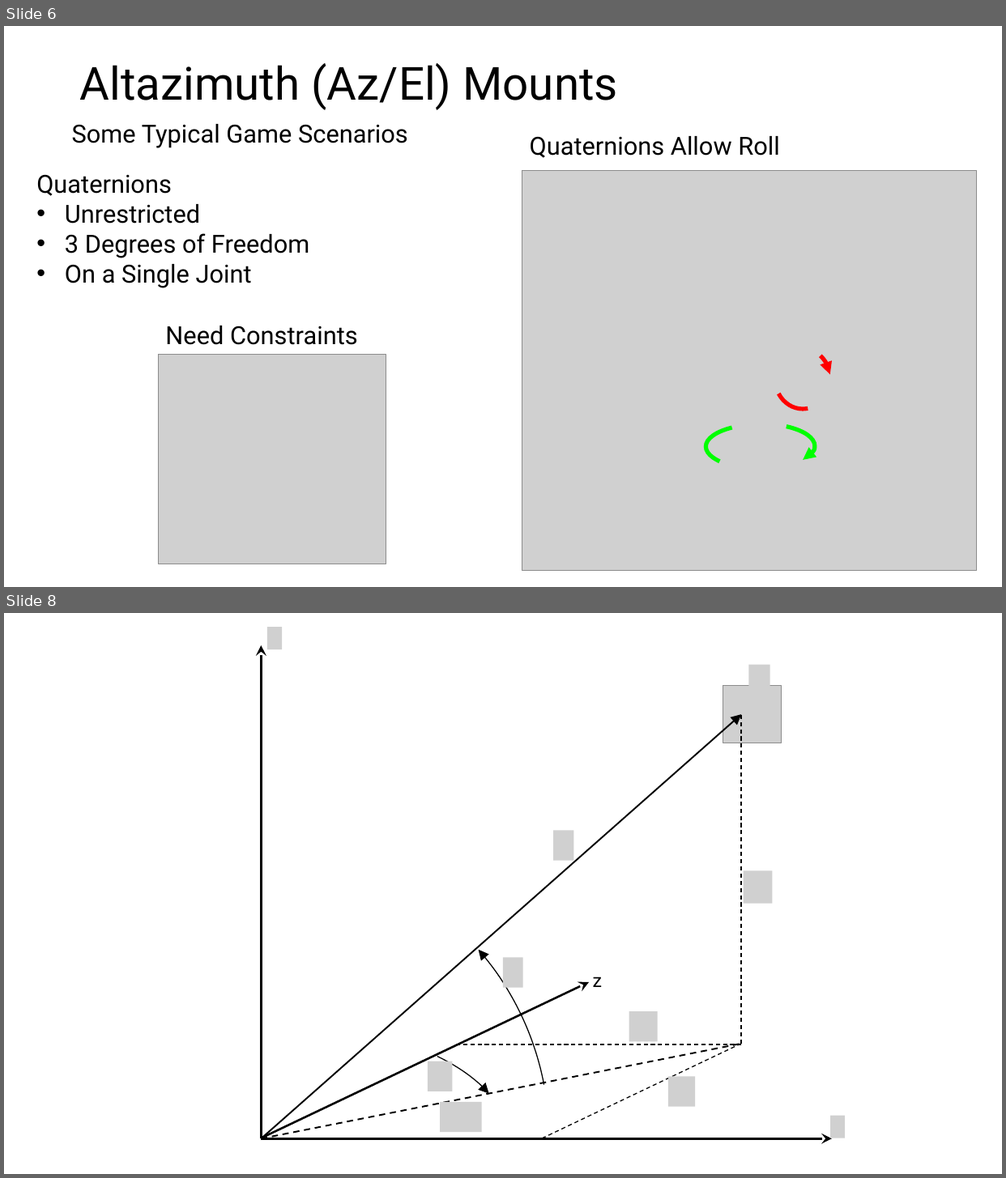
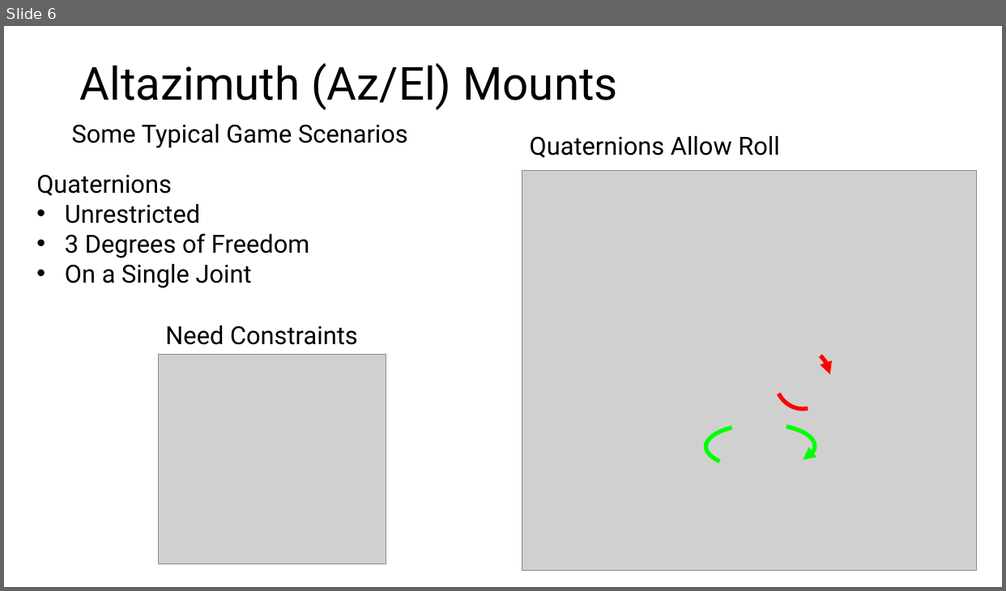
Before and after one commit to whitingm-usc/Euler, a slide deck: Euler/Euler.pptx. Shown one above the other, each under a label of ours: slides 6 and 8 before the commit, slide 6 after it; the slides between them are not shown. The pictures are 1006x1178 and 1006x591 pixels, drawn with LibreOffice and Linux fonts; fonts in the diff are those of the drawing; grey boxes stand for pictures. Boxes give left, top, right and bottom in pixels: in the first picture for what was removed or moved away, otherwise in the second. Text is boxed around its words. In the diff, an @@ line names an element or a change of style, - is before the commit and + after.

```diff
--- a/Euler/Euler.pptx
+++ b/Euler/Euler.pptx
@@ slide 8 removed at [4,613,1002,1174], background #FFFFFF @@
@@ picture removed at [267,628,283,649] @@
@@ arrow removed from (261, 1139) to (261, 645) @@
@@ picture removed at [723,685,781,743] @@
@@ picture removed at [749,665,770,695] @@
@@ arrow removed from (261, 1139) to (741, 714) @@
@@ line removed from (741, 1044) to (741, 714) @@
@@ picture removed at [553,830,573,860] @@
@@ arc (boxed as its full ellipse) removed at [4,851,549,1174] @@
@@ picture removed at [744,871,773,905] @@
@@ picture removed at [503,957,523,987] @@
@@ text removed at [593,977,602,987] @@
-z
@@ arrow removed from (261, 1139) to (589, 982) @@
@@ arc (boxed as its full ellipse) removed at [14,1021,508,1174] @@
@@ picture removed at [629,1012,658,1042] @@
@@ line removed from (261, 1139) to (741, 1044) @@
@@ line removed from (741, 1045) to (457, 1045) @@
@@ line removed from (543, 1139) to (741, 1044) @@
@@ picture removed at [428,1062,453,1092] @@
@@ picture removed at [668,1077,695,1107] @@
@@ picture removed at [441,1102,483,1132] @@
@@ picture removed at [830,1116,845,1139] @@
@@ arrow removed from (261, 1139) to (832, 1139) @@
```
Also in this commit, not shown: 7 slides added, 1 other slide removed, 12 other files.
